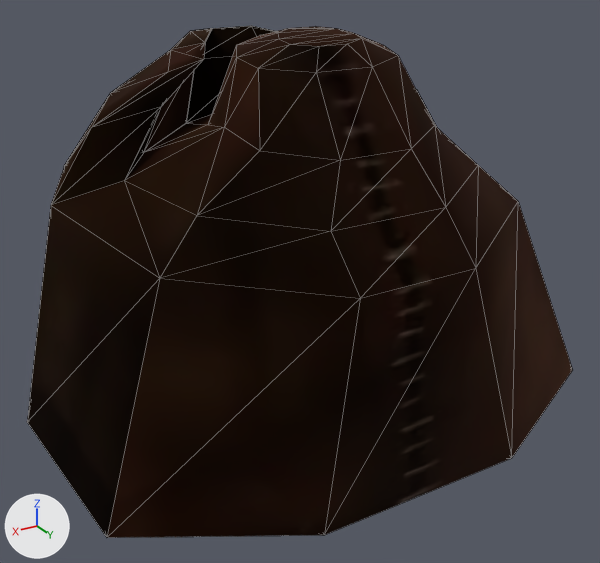
The glTF model assets/models/CZAPKA1_FIX.glb, before and after one commit.
The view is the same before and after, from a 50 mm camera at (0.259, 0.412, 0.221) aimed at (0.01, -0.003, 0.014). Every picture has the same lights, and +X, +Y and +Z are marked at lower left. Mesh edges are drawn as thin lines. Vertices at the same position are counted once.
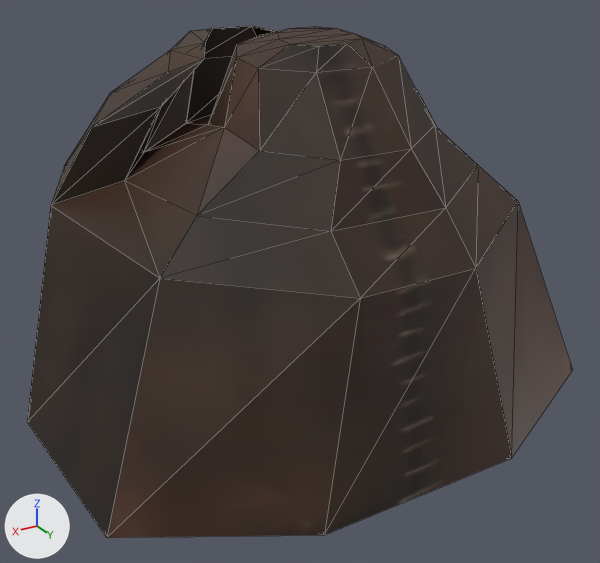
Edits to the bpy script that builds the scene:
```text
Add img_buerger2_1_1:
    img_buerger2_1_1 = load_image('Buerger2_1', '_unpacked/Buerger2_1', 512, 512, 'sRGB')
Change mat_tak:
    mat_tak.metallic: 1.0 -> 0.0
    mat_tak.roughness: 1.0 -> 0.5
    mat_tak.texture: img_buerger2_1 -> img_buerger2_1_1
Change me_mesh:
    used by ob_mesh; location = (0.0, 0.0, 0.0)
    remove me_mesh.from_pydata(...)  # 113 vertices, 226 faces; spans x -0.178..0.181, y -0.147..0.119, z -0.073..0.167
    add me_mesh.from_pydata(...)  # 112 vertices, 226 faces; spans x -0.178..0.181, y -0.147..0.119, z -0.073..0.167
    me_mesh part 1
    1 vertex is removed from x 0.024, y -0.122, z 0.156
    6 faces are deleted
    6 new faces join them
    me_mesh part 2: the surface is now shaded flat
```

What differs and where, as boxes [x1, y1, x2, y2] in the pictures (600 x 563 px; the box of a moved part takes in the faces that stretch with it):
'Mesh', surface changed, reshaped: [27, 26, 573, 538] in both
part 1 of me_mesh, moved or reshaped: [171, 28, 212, 50] in both
